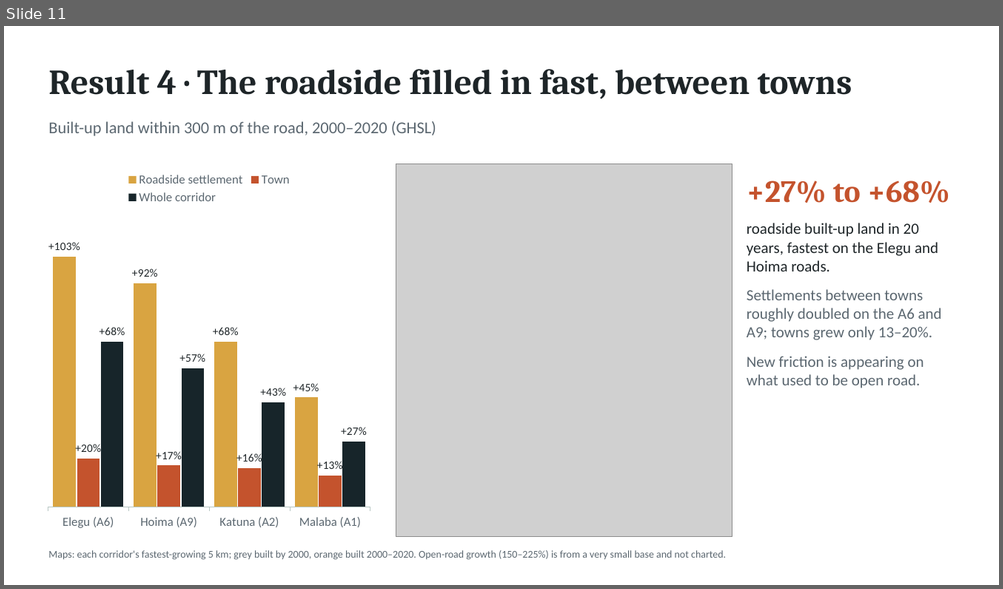
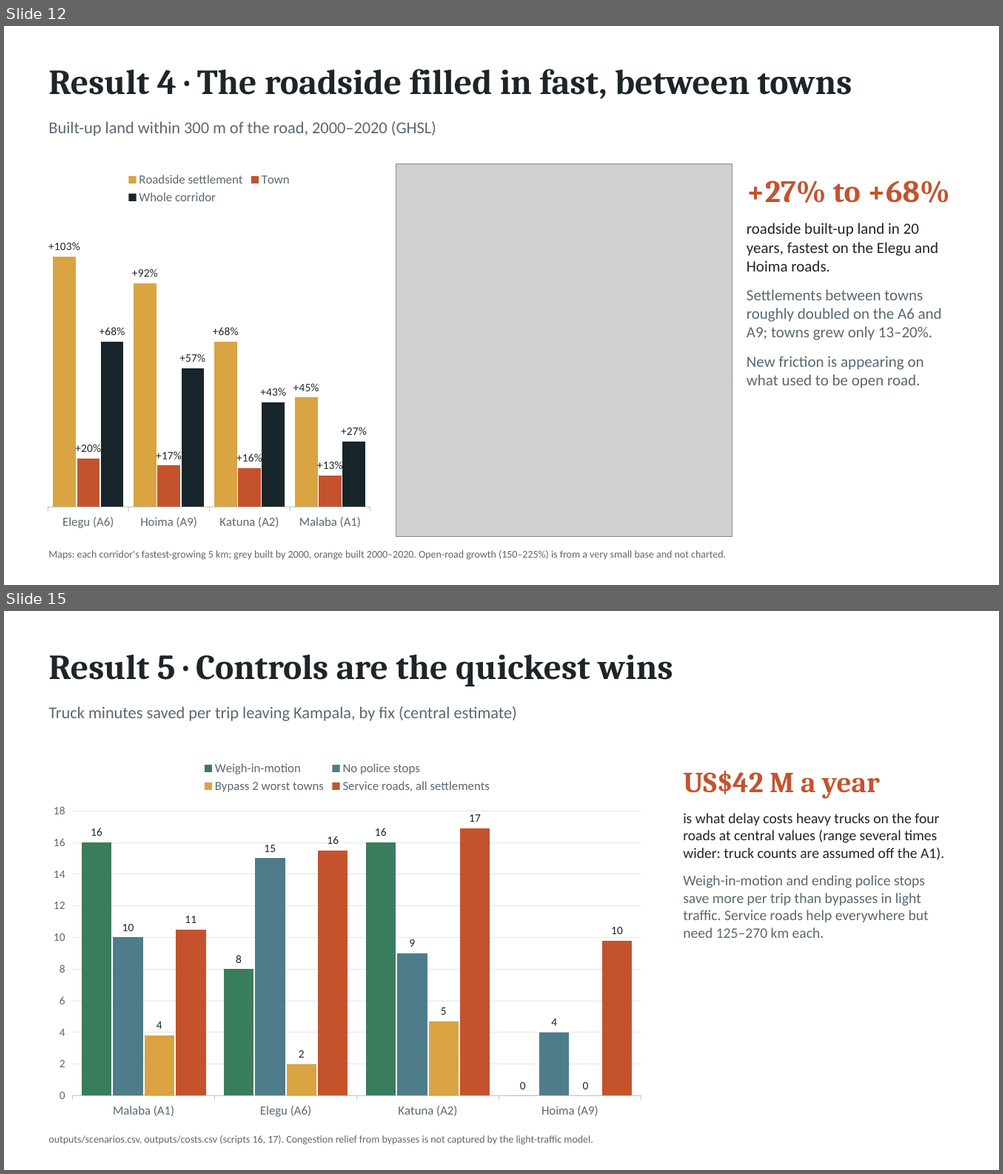
Before and after one commit to gavacharles/uganda-trade-corridors, a slide deck: presentation/highways_high_streets.pptx. Shown one above the other, each under a label of ours: slide 11 before the commit, slides 12 and 15 after it; the slides between them are not shown. The pictures are 1003x589 and 1003x1174 pixels, drawn with LibreOffice and Linux fonts; fonts in the diff are those of the drawing; grey boxes stand for pictures. Boxes give left, top, right and bottom in pixels: in the first picture for what was removed or moved away, otherwise in the second. Text is boxed around its words. In the diff, an @@ line names an element or a change of style, - is before the commit and + after.

```diff
--- a/presentation/highways_high_streets.pptx
+++ b/presentation/highways_high_streets.pptx
@@ slide 15 added at [4, 611, 999, 1170], background #FFFFFF @@
@@ text added at [48, 655, 673, 686], 34 pt, text #1E2528, bold @@
+Result 5 · Controls are the quickest wins
@@ text added at [48, 706, 517, 721], 16 pt, text #5B6770 @@
+Truck minutes saved per trip leaving Kampala, by fix (central estimate)
@@ column chart added at [41, 753, 653, 1126] @@
+categories: Malaba (A1), Elegu (A6), Katuna (A2), Hoima (A9)
+Weigh-in-motion: 16, 8, 16, 0
+No police stops: 10, 15, 9, 4
+Bypass 2 worst towns: 4, 2, 5, 0
+Service roads, all settlements: 10, 16, 17, 10
@@ text added at [683, 771, 944, 938], 14 pt, text #5B6770 @@
+US$42 M a year
+is what delay costs heavy trucks on the four roads at central values (range several times wider: truck counts are assumed off the A1).
+Weigh-in-motion and ending police stops save more per trip than bypasses in light traffic. Service roads help everywhere but need 125–270 km each.
@@ text added at [48, 1136, 592, 1145], 10 pt, text #5B6770 @@
+outputs/scenarios.csv, outputs/costs.csv (scripts 16, 17). Congestion relief from bypasses is not captured by the light-traffic model.
@@ what was slide 11 is now slide 12 @@
```
Also in this commit, not shown: 3 slides changed, 5 other slides added, 20 other files.
